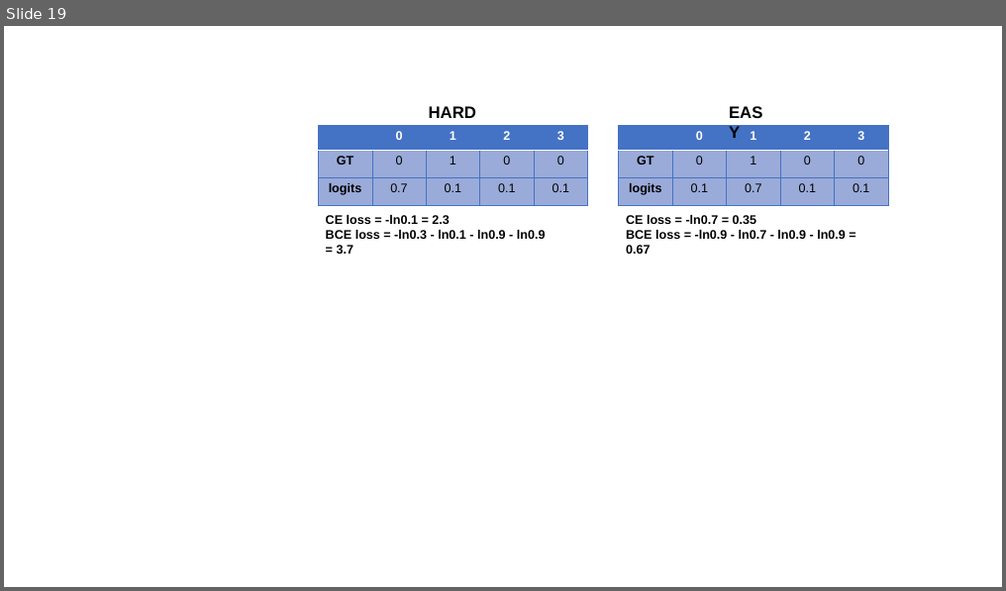
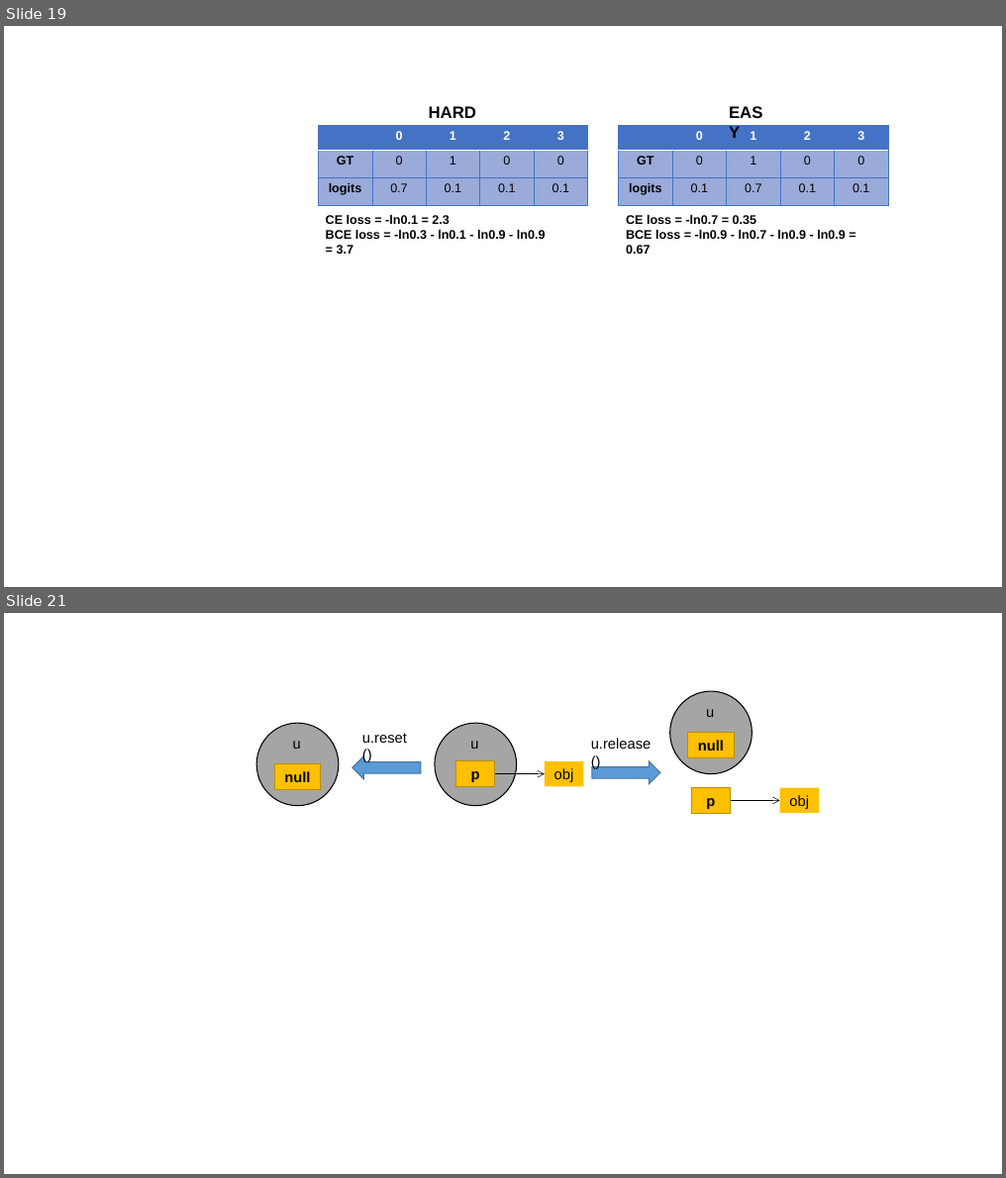
Before and after one commit to Winliam/Winliam.github.io, a slide deck: img/blog.pptx. Shown one above the other, each under a label of ours: slide 19 before the commit, slides 19 and 21 after it; the slides between them are not shown. The pictures are 1006x591 and 1006x1178 pixels, drawn with LibreOffice and Linux fonts; fonts in the diff are those of the drawing. Boxes give left, top, right and bottom in pixels: in the first picture for what was removed or moved away, otherwise in the second. Text is boxed around its words. In the diff, an @@ line names an element or a change of style, - is before the commit and + after.

```diff
--- a/img/blog.pptx
+++ b/img/blog.pptx
@@ slide 21 added at (x1=4, y1=613, x2=1002, y2=1174), background #FFFFFF @@
@@ ellipse added at (x1=670, y1=691, x2=751, y2=774), fill #A5A5A5, outline #000000 1 pt @@
@@ ellipse added at (x1=257, y1=723, x2=339, y2=806), fill #A5A5A5, outline #000000 1 pt @@
@@ ellipse added at (x1=435, y1=723, x2=516, y2=806), fill #A5A5A5, outline #000000 1 pt @@
@@ text added at (x1=706, y1=709, x2=714, y2=717), 14 pt, text #000000 @@
+u
@@ text added at (x1=293, y1=741, x2=301, y2=749), 14 pt, text #000000 @@
+u
@@ left arrow added at (x1=352, y1=757, x2=420, y2=779), fill #5B9BD5, outline #43739E 1 pt @@
@@ text added at (x1=362, y1=733, x2=407, y2=743), 14 pt, text #000000 @@
+u.reset()
@@ text added at (x1=470, y1=741, x2=478, y2=749), 14 pt, text #000000 @@
+u
@@ text added at (x1=591, y1=738, x2=651, y2=749), 14 pt, text #000000 @@
+u.release()
@@ rectangle added at (x1=687, y1=732, x2=734, y2=758), fill #FFC000, outline #BD8E00 1 pt, 14 pt, text #000000, bold @@
+null
@@ rectangle added at (x1=274, y1=764, x2=321, y2=789), fill #FFC000, outline #BD8E00 1 pt, 14 pt, text #000000, bold @@
+null
@@ rectangle added at (x1=456, y1=761, x2=495, y2=786), fill #FFC000, outline #BD8E00 1 pt, 14 pt, text #000000, bold @@
+p
@@ arrow added from (495, 774) to (545, 774), #000000 0.5 pt @@
@@ rectangle added at (x1=545, y1=761, x2=583, y2=786), fill #FFC000, 14 pt, text #000000 @@
+obj
@@ left arrow added at (x1=592, y1=761, x2=660, y2=783), fill #5B9BD5, outline #43739E 1 pt @@
@@ rectangle added at (x1=691, y1=788, x2=731, y2=814), fill #FFC000, outline #BD8E00 1 pt, 14 pt, text #000000, bold @@
+p
@@ rectangle added at (x1=779, y1=788, x2=819, y2=814), fill #FFC000, 14 pt, text #000000 @@
+obj
@@ arrow added from (731, 801) to (779, 801), #000000 0.5 pt @@
```
Also in this commit, not shown: 1 other slide added, 2 slides removed, 51 other files.
